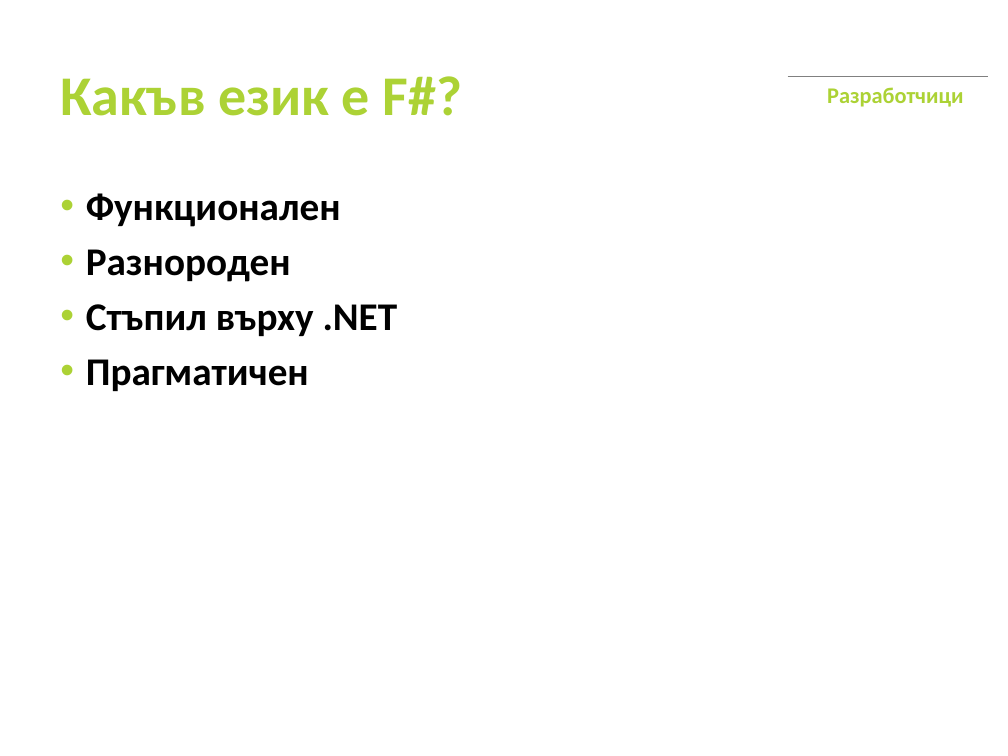
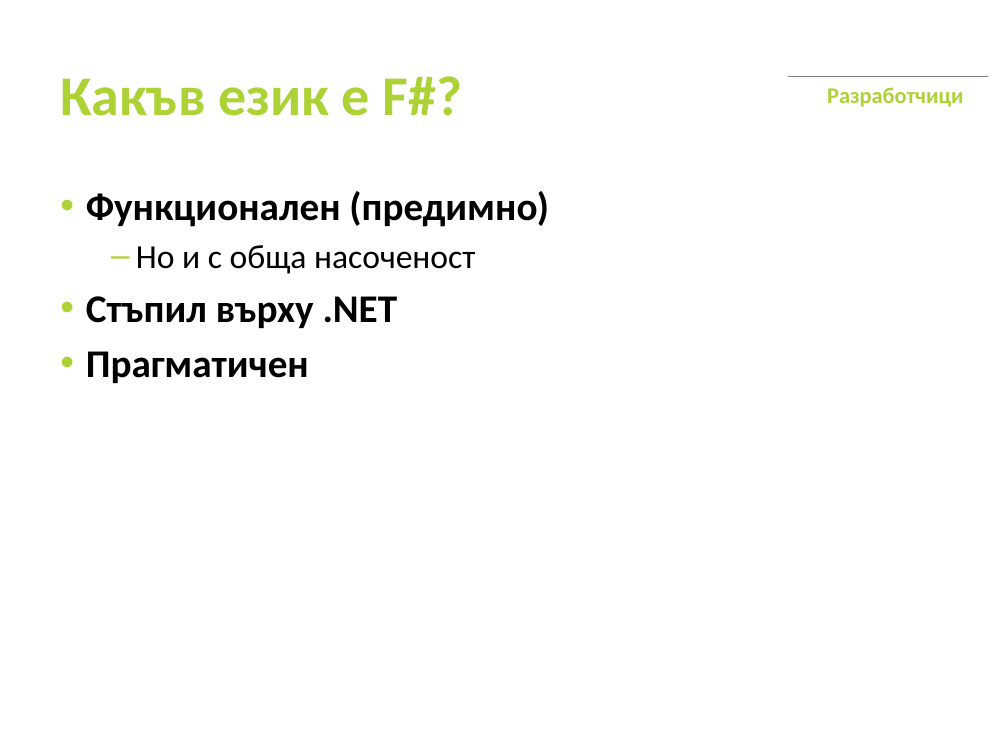
Before and after one commit to hdeshev/fsharp-msdays09, a slide deck: slide 3 of MSDays09_HristoDeshev.pptx. Drawn at 1008x756 pixels with LibreOffice and Linux fonts; fonts in the diff are those of the drawing; background and template pictures are left out. Boxes give left, top, right and bottom in pixels: in the first picture for what was removed or moved away, otherwise in the second. Text is boxed around its words. In the diff, an @@ line names an element or a change of style, - is before the commit and + after.

```diff
--- a/MSDays09_HristoDeshev.pptx
+++ b/MSDays09_HristoDeshev.pptx
@@ text at <box>86,191,549,274</box>: text changed @@
-• Функционален
-• Разнороден
+• Функционален (предимно)
+  – Но и с обща насоченост
```
Also in this commit, not shown: 8 other slides changed, 3 other files.
